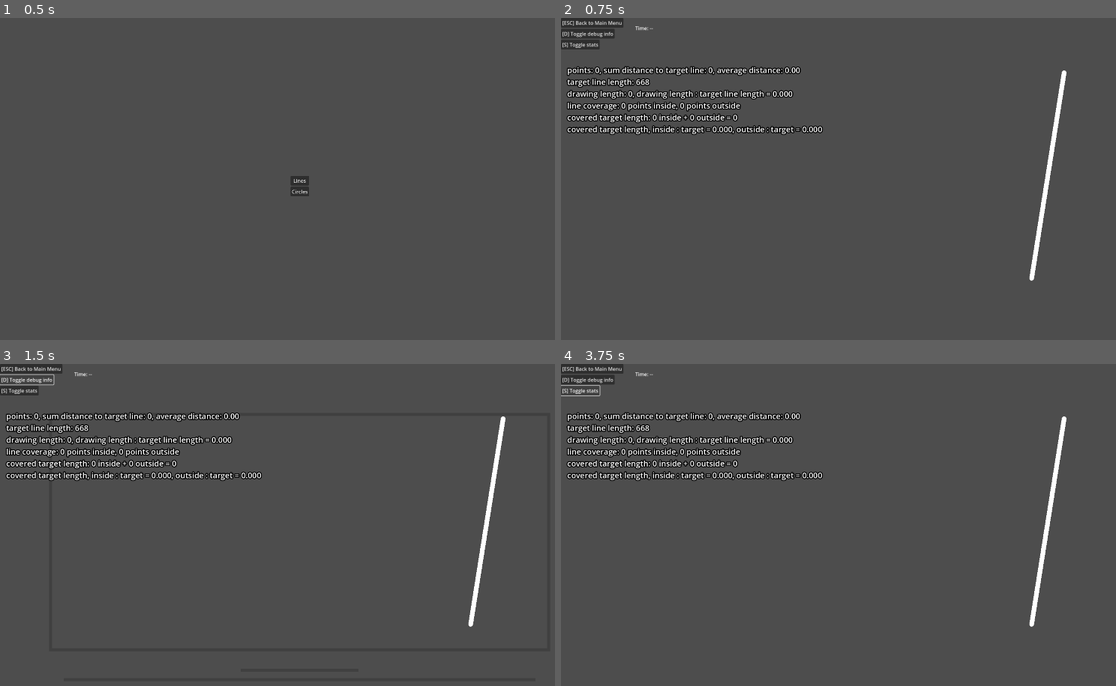
Above: before the commit, frames 1-4 (two rows, left to right).
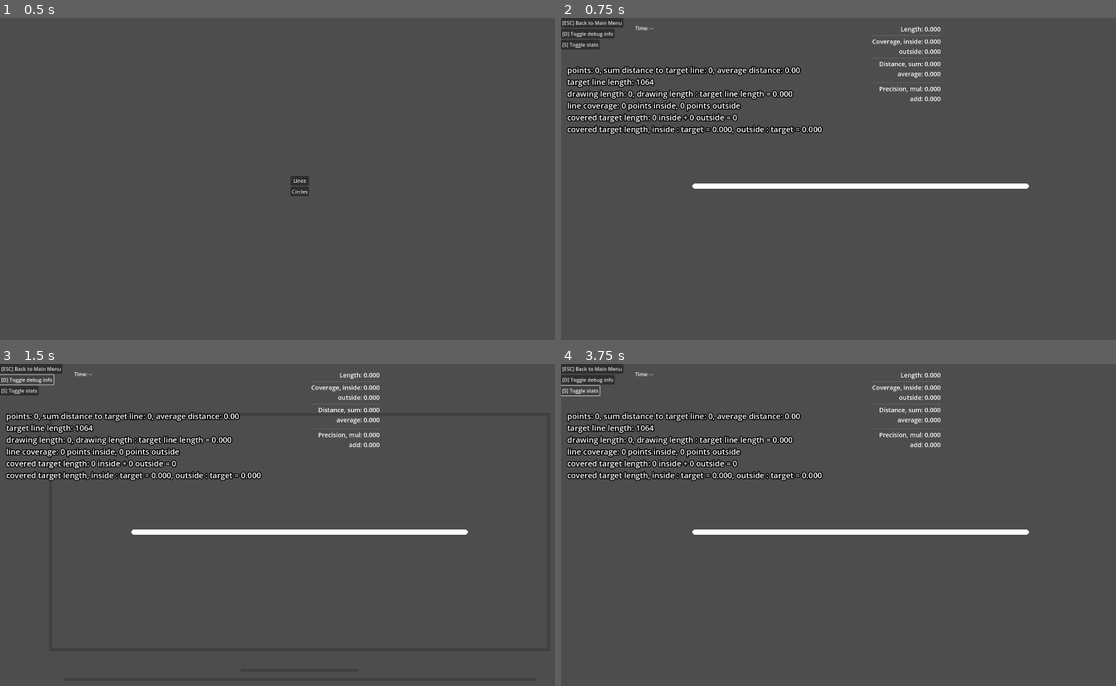
Above: after the commit, the same moments.

Repository: Toxe/godot-tablet-trainer
Game: Godot game, scene res://scenes/main_menu/main_menu.tscn
The game is run twice, just before and just after one commit, with the same random seed, the same clock (stepped at 60 frames per second) and the same inputs.
Inputs:
- Up to frame 1 (0.5 s): no input
- Up to frame 2 (0.75 s): click "Lines" at 0.5 s
- Up to frame 3 (1.5 s): click "[D] Toggle debug info" at 1.25 s
- Up to frame 4 (3.75 s): click "[S] Toggle stats" at 2 s; click "[D] Toggle debug info" at 2.75 s; click "[S] Toggle stats" at 3.5 s

Frame 1 is identical in both runs. In frame 2, 2.9% of the frame differs, in the area x 1-92%, y 2-82%; in frame 3, 2.9%; in frame 4, 2.9%.

Commit message:
Add precision calculations

Diff:
--- a/TabletTrainer/scenes/circle_trainer/circle_trainer.gd
+++ b/TabletTrainer/scenes/circle_trainer/circle_trainer.gd
@@ -6,6 +6,11 @@
 const target_circle_line_width := 15
 const target_circle_min_radius_screen_ratio := 0.1
 const target_circle_max_radius_screen_ratio := 0.3
+
+@export var precision_length_curve: Curve = null
+@export var precision_coverage_curve: Curve = null
+@export var precision_distance_sum_curve: Curve = null
+@export var precision_distance_average_curve: Curve = null
 
 var target_circle_position := Vector2i.ZERO
 var target_circle_radius := 0.0
@@ -101,16 +106,18 @@
 
 func create_new_target_circle() -> void:
     var workspace := get_workspace()
-    var margin := get_workspace_margin()
-
-    target_circle_radius = randf_range(get_min_circle_radius(), get_max_circle_radius())
-
-    var x_min := int(margin + target_circle_radius)
-    var y_min := int(margin + target_circle_radius)
-    var x_max := int(workspace.end.x - target_circle_radius)
-    var y_max := int(workspace.end.y - target_circle_radius)
-
-    target_circle_position = Vector2i(randi_range(x_min, x_max), randi_range(y_min, y_max))
+    # var margin := get_workspace_margin()
+
+    # target_circle_radius = randf_range(get_min_circle_radius(), get_max_circle_radius())
+    target_circle_radius = get_max_circle_radius()
+
+    # var x_min := int(margin + target_circle_radius)
+    # var y_min := int(margin + target_circle_radius)
+    # var x_max := int(workspace.end.x - target_circle_radius)
+    # var y_max := int(workspace.end.y - target_circle_radius)
+
+    # target_circle_position = Vector2i(randi_range(x_min, x_max), randi_range(y_min, y_max))
+    target_circle_position = workspace.get_center()
 
     queue_redraw()
 
@@ -142,6 +149,37 @@
         info_drawing_arc_length, 100.0 * info_drawing_arc_length / target_circle_circumference, info_drawing_arc_revolutions
     ]
 
+    var length_factor := 0.0
+    var coverage_factor := 0.0
+    var distance_sum_factor := 0.0
+    var distance_average_factor := 0.0
+
+    if info_count_points > 0:
+        # length
+        # 0 ..   1 --> 0.0 .. 1.0
+        # 1 .. >=2 --> 1.0 .. 0.0
+        var length_curve_pos := clampf(info_drawing_length / (2.0 * target_circle_circumference), 0.0, 1.0)
+        length_factor = precision_length_curve.sample(length_curve_pos)
+
+        # coverage
+        # 0 ..   1 --> 0.0 .. 1.0
+        # 1 .. >=2 --> 1.0 .. 0.0
+        var coverage_curve_pos := clampf(info_drawing_arc_length / (2.0 * target_circle_circumference), 0.0, 1.0)
+        coverage_factor = precision_coverage_curve.sample(coverage_curve_pos)
+
+        # distance
+        var distance_sum_pos := clampf(info_sum_distance_to_target / (10.0 * target_circle_circumference), 0.0, 1.0)
+        var distance_average_pos := clampf(average_distance_to_target / (target_circle_circumference / 10.0), 0.0, 1.0)
+        distance_sum_factor = precision_distance_sum_curve.sample(distance_sum_pos)
+        distance_average_factor = precision_distance_average_curve.sample(distance_average_pos)
+
+    %LabelLengthFactor.text = "%0.3f" % length_factor
+    %LabelCoverageFactor.text = "%0.3f" % coverage_factor
+    %LabelDistanceSumFactor.text = "%0.3f" % distance_sum_factor
+    %LabelDistanceAverageFactor.text = "%0.3f" % distance_average_factor
+    %LabelPrecisionMulValue.text = "%0.3f" % [length_factor * coverage_factor * distance_sum_factor * distance_average_factor]
+    %LabelPrecisionAddValue.text = "%0.3f" % [(length_factor + coverage_factor + distance_sum_factor + distance_average_factor) / 4.0]
+
 
 func add_debug_line(point: Vector2) -> void:
     var direction_to_center := point.direction_to(target_circle_position)
--- a/TabletTrainer/scenes/circle_trainer/circle_trainer.tscn
+++ b/TabletTrainer/scenes/circle_trainer/circle_trainer.tscn
@@ -1,11 +1,34 @@
-[gd_scene load_steps=4 format=3 uid="uid://bm6pa0huhw5kg"]
+[gd_scene load_steps=9 format=3 uid="uid://bm6pa0huhw5kg"]
 
 [ext_resource type="Script" path="res://scenes/circle_trainer/circle_trainer.gd" id="1_52hda"]
 [ext_resource type="PackedScene" uid="uid://d1e5t3605hrpa" path="res://scenes/trainer_ui/trainer_ui.tscn" id="2_bhn12"]
 [ext_resource type="PackedScene" uid="uid://r6egmegqdfch" path="res://scenes/drawing/drawing.tscn" id="2_kl7y5"]
 
+[sub_resource type="Curve" id="Curve_e4y6g"]
+_data = [Vector2(0, 0), 0.0, 2.0, 0, 1, Vector2(0.5, 1), 2.0, -2.0, 1, 1, Vector2(1, 0), -2.0, 0.0, 1, 0]
+point_count = 3
+
+[sub_resource type="Curve" id="Curve_mnccw"]
+_data = [Vector2(0, 0), 0.0, 2.0, 0, 1, Vector2(0.5, 1), 2.0, -2.0, 1, 1, Vector2(1, 0), -2.0, 0.0, 1, 0]
+point_count = 3
+
+[sub_resource type="Curve" id="Curve_gjnhb"]
+_data = [Vector2(0, 1), 0.0, -1.0, 0, 1, Vector2(1, 0), -1.0, 0.0, 1, 0]
+point_count = 2
+
+[sub_resource type="Curve" id="Curve_yxljw"]
+_data = [Vector2(0, 1), 0.0, -1.0, 0, 1, Vector2(1, 0), -1.0, 0.0, 1, 0]
+point_count = 2
+
+[sub_resource type="Theme" id="Theme_u6e8b"]
+Label/font_sizes/font_size = 20
+
 [node name="CircleTrainer" type="Node2D"]
 script = ExtResource("1_52hda")
+precision_length_curve = SubResource("Curve_e4y6g")
+precision_coverage_curve = SubResource("Curve_mnccw")
+precision_distance_sum_curve = SubResource("Curve_gjnhb")
+precision_distance_average_curve = SubResource("Curve_yxljw")
 
 [node name="TrainerUI" parent="." instance=ExtResource("2_bhn12")]
 
@@ -23,6 +46,98 @@
 theme_override_font_sizes/font_size = 25
 text = "info"
 
+[node name="GridContainer" type="GridContainer" parent="."]
+offset_left = 997.0
+offset_top = 21.0
+offset_right = 1147.0
+offset_bottom = 98.0
+theme = SubResource("Theme_u6e8b")
+columns = 2
+
+[node name="LabelLength" type="Label" parent="GridContainer"]
+layout_mode = 2
+text = "Length:"
+horizontal_alignment = 2
+
+[node name="LabelLengthFactor" type="Label" parent="GridContainer"]
+unique_name_in_owner = true
+layout_mode = 2
+text = "0.001"
+
+[node name="HSeparator" type="HSeparator" parent="GridContainer"]
+layout_mode = 2
+
+[node name="HSeparator2" type="HSeparator" parent="GridContainer"]
+layout_mode = 2
+
+[node name="LabelCoverage" type="Label" parent="GridContainer"]
+layout_mode = 2
+text = "Coverage:"
+horizontal_alignment = 2
+
+[node name="LabelCoverageFactor" type="Label" parent="GridContainer"]
+unique_name_in_owner = true
+layout_mode = 2
+text = "0.001"
+
+[node name="HSeparator3" type="HSeparator" parent="GridContainer"]
+layout_mode = 2
+
+[node name="HSeparator4" type="HSeparator" parent="GridContainer"]
+layout_mode = 2
+
+[node name="LabelDistanceSum" type="Label" parent="GridContainer"]
+layout_mode = 2
+text = "Distance, sum:"
+horizontal_alignment = 2
+
+[node name="LabelDistanceSumFactor" type="Label" parent="GridContainer"]
+unique_name_in_owner = true
+layout_mode = 2
+text = "0.001"
+
+[node name="LabelDistanceAverage" type="Label" parent="GridContainer"]
+layout_mode = 2
+text = "average:"
+horizontal_alignment = 2
+
+[node name="LabelDistanceAverageFactor" type="Label" parent="GridContainer"]
+unique_name_in_owner = true
+layout_mode = 2
+text = "0.001"
+
+[node name="HSeparator5" type="HSeparator" parent="GridContainer"]
+layout_mode = 2
+
+[node name="HSeparator6" type="HSeparator" parent="GridContainer"]
+layout_mode = 2
+
+[node name="HSeparator7" type="HSeparator" parent="GridContainer"]
+layout_mode = 2
+
+[node name="HSeparator8" type="HSeparator" parent="GridContainer"]
+layout_mode = 2
+
+[node name="LabelPrecisionMul" type="Label" parent="GridContainer"]
+layout_mode = 2
+text = "Precision, mul:"
+horizontal_alignment = 2
+
+[node name="LabelPrecisionMulValue" type="Label" parent="GridContainer"]
+unique_name_in_owner = true
+layout_mode = 2
+text = "0.001"
+
+[node name="LabelPrecisionAdd" type="Label" parent="GridContainer"]
+layout_mode = 2
+text = "add:"
+horizontal_alignment = 2
+
+[node name="LabelPrecisionAddValue" type="Label" parent="GridContainer"]
+unique_name_in_owner = true
+layout_mode = 2
+text = "0.001"
+
 [connection signal="toggle_debug_info" from="TrainerUI" to="." method="_on_trainer_ui_toggle_debug_info"]
 [connection signal="toggle_stats" from="TrainerUI" to="." method="_on_trainer_ui_toggle_stats"]
 [connection signal="point_added" from="Drawing" to="." method="_on_drawing_point_added"]
--- a/TabletTrainer/scenes/line_trainer/line_trainer.gd
+++ b/TabletTrainer/scenes/line_trainer/line_trainer.gd
@@ -3,6 +3,12 @@
 const margin_screen_ratio := 0.15
 const target_line_min_length_workspace_ratio := 0.5
 const target_line_max_length_workspace_ratio := 2.0
+
+@export var precision_length_curve: Curve = null
+@export var precision_coverage_inside_curve: Curve = null
+@export var precision_coverage_outside_curve: Curve = null
+@export var precision_distance_sum_curve: Curve = null
+@export var precision_distance_average_curve: Curve = null
 
 var info_count_points := 0
 var info_sum_distance_to_target := 0.0
@@ -78,19 +84,21 @@
 
 func create_new_target_line() -> void:
     var workspace := get_workspace()
-    var min_line_length := get_min_line_length()
-    var max_line_length := get_max_line_length()
-
-    var calc_random_point_in_workspace := func() -> Vector2i: return Vector2i(randi_range(workspace.position.x, workspace.end.x), randi_range(workspace.position.y, workspace.end.y))
-    var p0: Vector2i = calc_random_point_in_workspace.call()
-    var p1: Vector2i = calc_random_point_in_workspace.call()
-
-    while Vector2(p0).distance_to(p1) < min_line_length or Vector2(p0).distance_to(p1) > max_line_length:
-        p1 = calc_random_point_in_workspace.call()
+    # var min_line_length := get_min_line_length()
+    # var max_line_length := get_max_line_length()
+
+    # var calc_random_point_in_workspace := func() -> Vector2i: return Vector2i(randi_range(workspace.position.x, workspace.end.x), randi_range(workspace.position.y, workspace.end.y))
+    # var p0: Vector2i = calc_random_point_in_workspace.call()
+    # var p1: Vector2i = calc_random_point_in_workspace.call()
+
+    # while Vector2(p0).distance_to(p1) < min_line_length or Vector2(p0).distance_to(p1) > max_line_length:
+    #     p1 = calc_random_point_in_workspace.call()
 
     target_line.clear_points()
-    target_line.add_point(p0)
-    target_line.add_point(p1)
+    # target_line.add_point(p0)
+    # target_line.add_point(p1)
+    target_line.add_point(workspace.get_center() - Vector2i(int(workspace.size.x / 3.0), 0))
+    target_line.add_point(workspace.get_center() + Vector2i(int(workspace.size.x / 3.0), 0))
 
 
 func reset_info_stats() -> void:
@@ -117,6 +125,39 @@
         info_covered_length_inside, info_covered_length_outside, info_covered_length_inside + info_covered_length_outside,
         covered_target_length_ratio_inside, covered_target_length_ratio_outside
     ]
+
+    var length_factor := 0.0
+    var coverage_inside_factor := 0.0
+    var coverage_outside_factor := 0.0
+    var distance_sum_factor := 0.0
+    var distance_average_factor := 0.0
+
+    if info_count_points > 0:
+        # length
+        # 0 ..   1 --> 0.0 .. 1.0
+        # 1 .. >=2 --> 1.0 .. 0.0
+        var length_curve_pos := clampf(info_drawing_length / (2.0 * target_line_length), 0.0, 1.0)
+        length_factor = precision_length_curve.sample(length_curve_pos)
+
+        # coverage
+        var coverage_inside_curve_pos := clampf(info_covered_length_inside / target_line_length, 0.0, 1.0)
+        var coverage_outside_curve_pos := clampf(info_covered_length_outside / target_line_length, 0.0, 1.0)
+        coverage_inside_factor = precision_coverage_inside_curve.sample(coverage_inside_curve_pos)
+        coverage_outside_factor = precision_coverage_outside_curve.sample(coverage_outside_curve_pos)
+
+        # distance
+        var distance_sum_pos := clampf(info_sum_distance_to_target / (10.0 * target_line_length), 0.0, 1.0)
+        var distance_average_pos := clampf(average_distance_to_target / (target_line_length / 10.0), 0.0, 1.0)
+        distance_sum_factor = precision_distance_sum_curve.sample(distance_sum_pos)
+        distance_average_factor = precision_distance_average_curve.sample(distance_average_pos)
+
+    %LabelLengthFactor.text = "%0.3f" % length_factor
+    %LabelCoverageInsideFactor.text = "%0.3f" % coverage_inside_factor
+    %LabelCoverageOutsideFactor.text = "%0.3f" % coverage_outside_factor
+    %LabelDistanceSumFactor.text = "%0.3f" % distance_sum_factor
+    %LabelDistanceAverageFactor.text = "%0.3f" % distance_average_factor
+    %LabelPrecisionMulValue.text = "%0.3f" % [length_factor * coverage_inside_factor * coverage_outside_factor * distance_sum_factor * distance_average_factor]
+    %LabelPrecisionAddValue.text = "%0.3f" % [(length_factor + coverage_inside_factor + coverage_outside_factor + distance_sum_factor + distance_average_factor) / 5.0]
 
 
 func add_debug_line(point: Vector2) -> Line2D:
--- a/TabletTrainer/scenes/line_trainer/line_trainer.tscn
+++ b/TabletTrainer/scenes/line_trainer/line_trainer.tscn
@@ -1,11 +1,39 @@
-[gd_scene load_steps=4 format=3 uid="uid://kmkam625oih7"]
+[gd_scene load_steps=10 format=3 uid="uid://kmkam625oih7"]
 
 [ext_resource type="Script" path="res://scenes/line_trainer/line_trainer.gd" id="1_lp83l"]
 [ext_resource type="PackedScene" uid="uid://d1e5t3605hrpa" path="res://scenes/trainer_ui/trainer_ui.tscn" id="2_7glub"]
 [ext_resource type="PackedScene" uid="uid://r6egmegqdfch" path="res://scenes/drawing/drawing.tscn" id="2_eeytx"]
 
+[sub_resource type="Curve" id="Curve_2hqoe"]
+_data = [Vector2(0, 0), 0.0, 2.0, 0, 1, Vector2(0.5, 1), 2.0, -2.0, 1, 1, Vector2(1, 0), -2.0, 0.0, 1, 0]
+point_count = 3
+
+[sub_resource type="Curve" id="Curve_t8nxf"]
+_data = [Vector2(0, 0), 0.0, 1.0, 0, 1, Vector2(1, 1), 1.0, 0.0, 1, 0]
+point_count = 2
+
+[sub_resource type="Curve" id="Curve_pt8a4"]
+_data = [Vector2(0, 1), 0.0, -1.0, 0, 1, Vector2(1, 0), -1.0, 0.0, 1, 0]
+point_count = 2
+
+[sub_resource type="Curve" id="Curve_kr3cr"]
+_data = [Vector2(0, 1), 0.0, -1.0, 0, 1, Vector2(1, 0), -1.0, 0.0, 1, 0]
+point_count = 2
+
+[sub_resource type="Curve" id="Curve_6r4t2"]
+_data = [Vector2(0, 1), 0.0, -1.0, 0, 1, Vector2(1, 0), -1.0, 0.0, 1, 0]
+point_count = 2
+
+[sub_resource type="Theme" id="Theme_tm2ld"]
+Label/font_sizes/font_size = 20
+
 [node name="LineTrainer" type="Node2D"]
 script = ExtResource("1_lp83l")
+precision_length_curve = SubResource("Curve_2hqoe")
+precision_coverage_inside_curve = SubResource("Curve_t8nxf")
+precision_coverage_outside_curve = SubResource("Curve_pt8a4")
+precision_distance_sum_curve = SubResource("Curve_kr3cr")
+precision_distance_average_curve = SubResource("Curve_6r4t2")
 
 [node name="TrainerUI" parent="." instance=ExtResource("2_7glub")]
 
@@ -37,6 +65,108 @@
 text = "info"
 metadata/_edit_use_anchors_ = true
 
+[node name="GridContainer" type="GridContainer" parent="."]
+offset_left = 997.0
+offset_top = 21.0
+offset_right = 1147.0
+offset_bottom = 98.0
+theme = SubResource("Theme_tm2ld")
+columns = 2
+
+[node name="LabelLength" type="Label" parent="GridContainer"]
+layout_mode = 2
+text = "Length:"
+horizontal_alignment = 2
+
+[node name="LabelLengthFactor" type="Label" parent="GridContainer"]
+unique_name_in_owner = true
+layout_mode = 2
+text = "0.001"
+
+[node name="HSeparator" type="HSeparator" parent="GridContainer"]
+layout_mode = 2
+
+[node name="HSeparator2" type="HSeparator" parent="GridContainer"]
+layout_mode = 2
+
+[node name="LabelCoverageInside" type="Label" parent="GridContainer"]
+layout_mode = 2
+text = "Coverage, inside:"
+horizontal_alignment = 2
+
+[node name="LabelCoverageInsideFactor" type="Label" parent="GridContainer"]
+unique_name_in_owner = true
+layout_mode = 2
+text = "0.001"
+
+[node name="LabelCoverageOutside" type="Label" parent="GridContainer"]
+layout_mode = 2
+text = "outside:"
+horizontal_alignment = 2
+
+[node name="LabelCoverageOutsideFactor" type="Label" parent="GridContainer"]
+unique_name_in_owner = true
+layout_mode = 2
+text = "0.001"
+
+[node name="HSeparator3" type="HSeparator" parent="GridContainer"]
+layout_mode = 2
+
+[node name="HSeparator4" type="HSeparator" parent="GridContainer"]
+layout_mode = 2
+
+[node name="LabelDistanceSum" type="Label" parent="GridContainer"]
+layout_mode = 2
+text = "Distance, sum:"
+horizontal_alignment = 2
+
+[node name="LabelDistanceSumFactor" type="Label" parent="GridContainer"]
+unique_name_in_owner = true
+layout_mode = 2
+text = "0.001"
+
+[node name="LabelDistanceAverage" type="Label" parent="GridContainer"]
+layout_mode = 2
+text = "average:"
+horizontal_alignment = 2
+
+[node name="LabelDistanceAverageFactor" type="Label" parent="GridContainer"]
+unique_name_in_owner = true
+layout_mode = 2
+text = "0.001"
+
+[node name="HSeparator5" type="HSeparator" parent="GridContainer"]
+layout_mode = 2
+
+[node name="HSeparator6" type="HSeparator" parent="GridContainer"]
+layout_mode = 2
+
+[node name="HSeparator7" type="HSeparator" parent="GridContainer"]
+layout_mode = 2
+
+[node name="HSeparator8" type="HSeparator" parent="GridContainer"]
+layout_mode = 2
+
+[node name="LabelPrecisionMul" type="Label" parent="GridContainer"]
+layout_mode = 2
+text = "Precision, mul:"
+horizontal_alignment = 2
+
+[node name="LabelPrecisionMulValue" type="Label" parent="GridContainer"]
+unique_name_in_owner = true
+layout_mode = 2
+text = "0.001"
+
+[node name="LabelPrecisionAdd" type="Label" parent="GridContainer"]
+layout_mode = 2
+text = "add:"
+horizontal_alignment = 2
+
+[node name="LabelPrecisionAddValue" type="Label" parent="GridContainer"]
+unique_name_in_owner = true
+layout_mode = 2
+text = "0.001"
+
 [connection signal="toggle_debug_info" from="TrainerUI" to="." method="_on_trainer_ui_toggle_debug_info"]
 [connection signal="toggle_stats" from="TrainerUI" to="." method="_on_trainer_ui_toggle_stats"]
 [connection signal="point_added" from="Drawing" to="." method="_on_drawing_point_added"]
